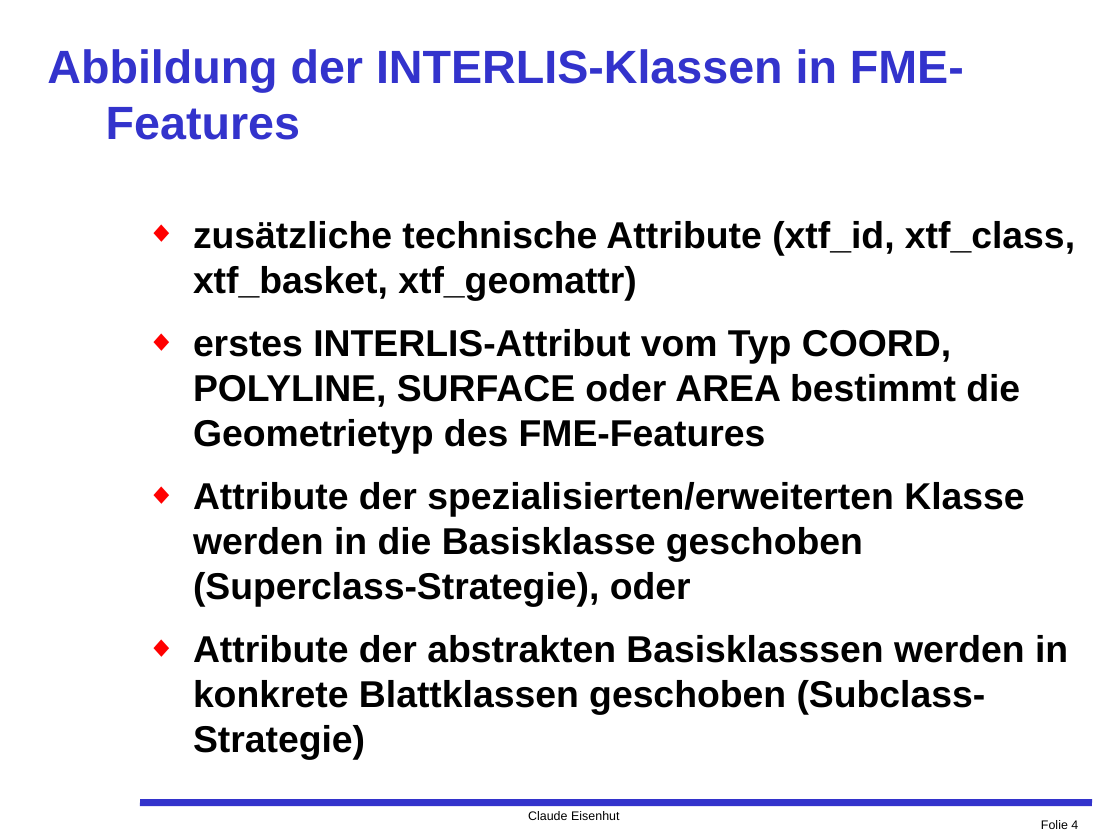
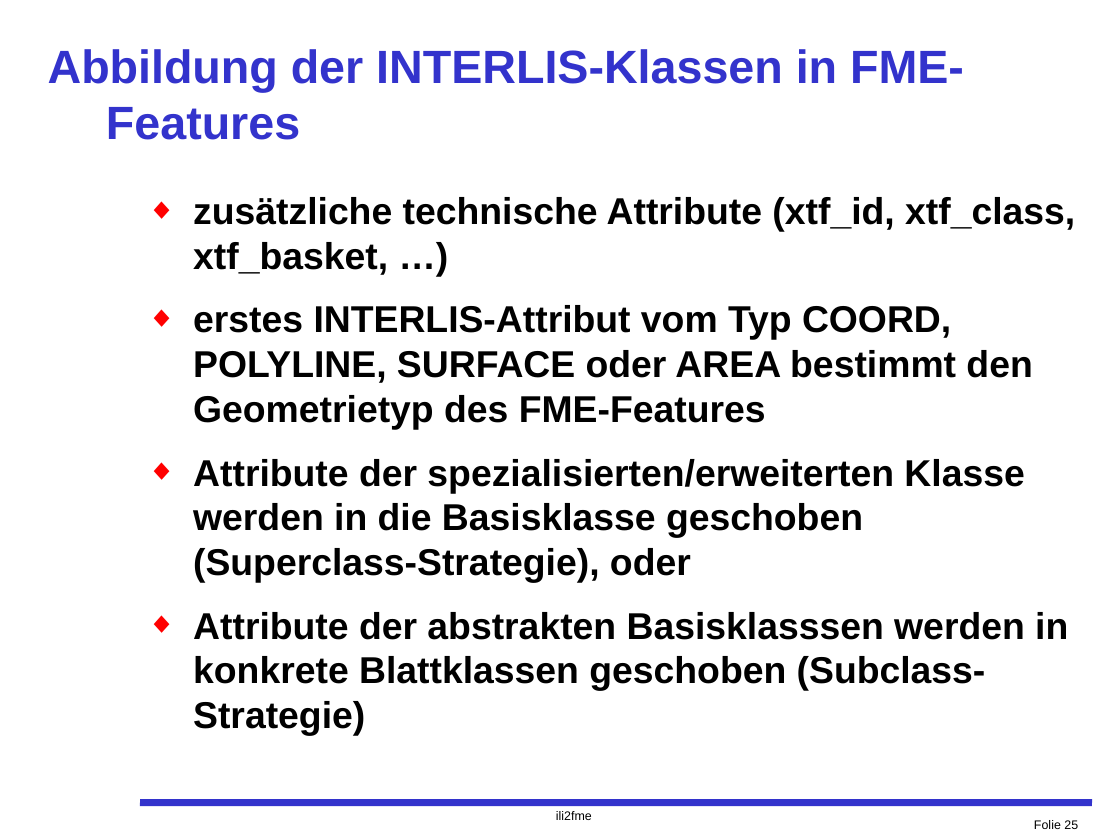
Before and after one commit to claeis/ili2fme, a slide deck: slide 25 of docs/usr/FME-Modul.ppt (slide 4 before the commit). Drawn at 1120x840 pixels with LibreOffice and Linux fonts; fonts in the diff are those of the drawing. Boxes give left, top, right and bottom in pixels: in the first picture for what was removed or moved away, otherwise in the second. Text is boxed around its words. In the diff, an @@ line names an element or a change of style, - is before the commit and + after.

```diff
--- a/docs/usr/FME-Modul.ppt
+++ b/docs/usr/FME-Modul.ppt
@@ text "zusätzliche technische Attribute (xtf_id, xtf_class, ...": place and size @@
-text "zusätzliche technische Attribute (xtf_id, xtf_class, ..." at box(193, 221, 1075, 760)
+text "zusätzliche technische Attribute (xtf_id, xtf_class, ..." at box(193, 197, 1075, 736)
@@ text at box(193, 197, 1075, 430): text changed @@
-◆ zusätzliche technische Attribute (xtf_id, xtf_class, xtf_basket, xtf_geomattr)
-◆ erstes INTERLIS-Attribut vom Typ COORD, POLYLINE, SURFACE oder AREA bestimmt die Geometrietyp des FME-Features
+◆ zusätzliche technische Attribute (xtf_id, xtf_class, xtf_basket, …)
+◆ erstes INTERLIS-Attribut vom Typ COORD, POLYLINE, SURFACE oder AREA bestimmt den Geometrietyp des FME-Features
@@ text at box(556, 811, 592, 820): text changed @@
-Claude Eisenhut
+ili2fme
@@ page number at box(1034, 820, 1078, 829): text changed @@
-Folie 4
+Folie 25
```
Also in this commit, not shown: 10 other slides changed, 30 slides added, 1 slide removed, 2 other files.
